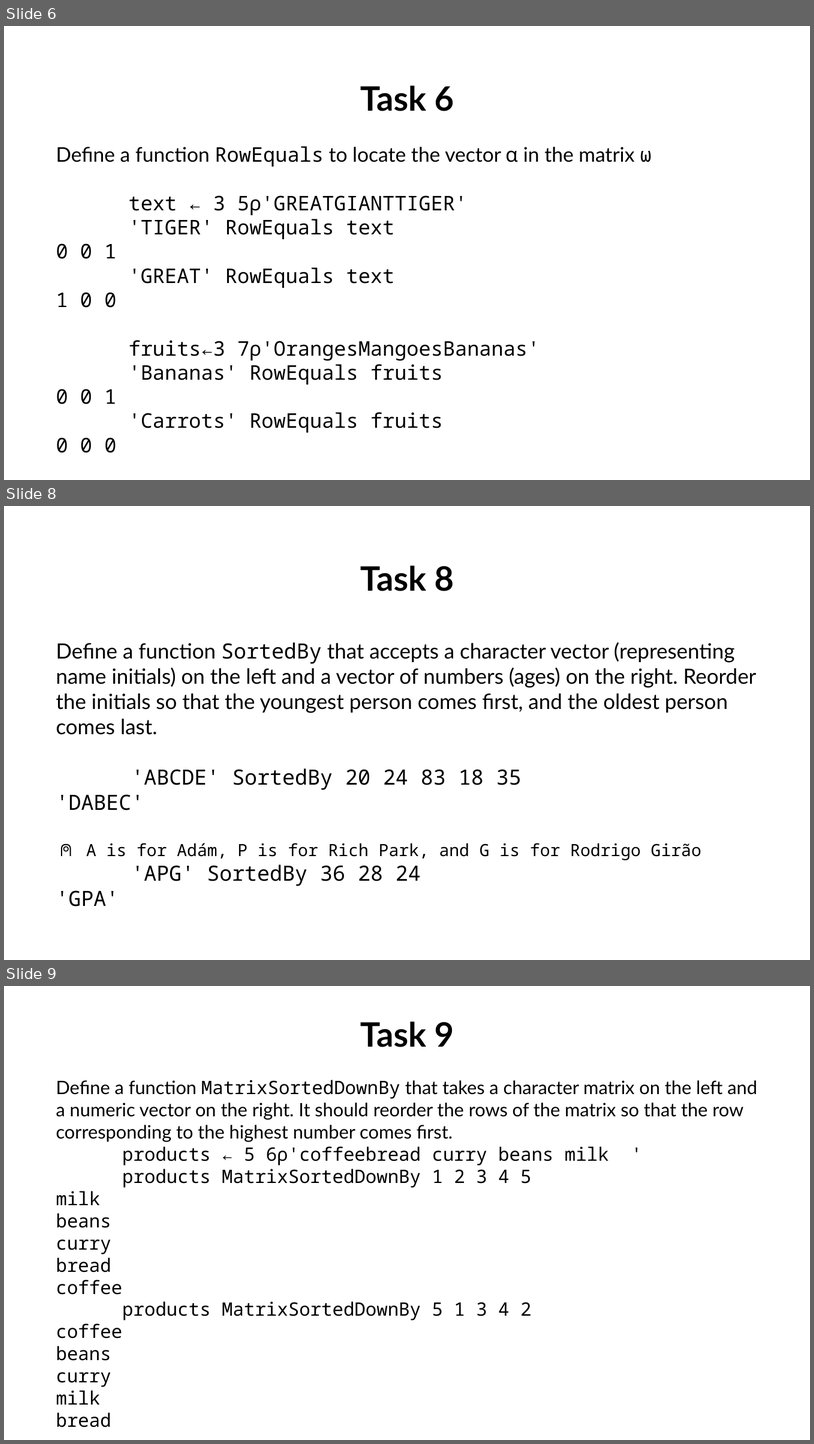
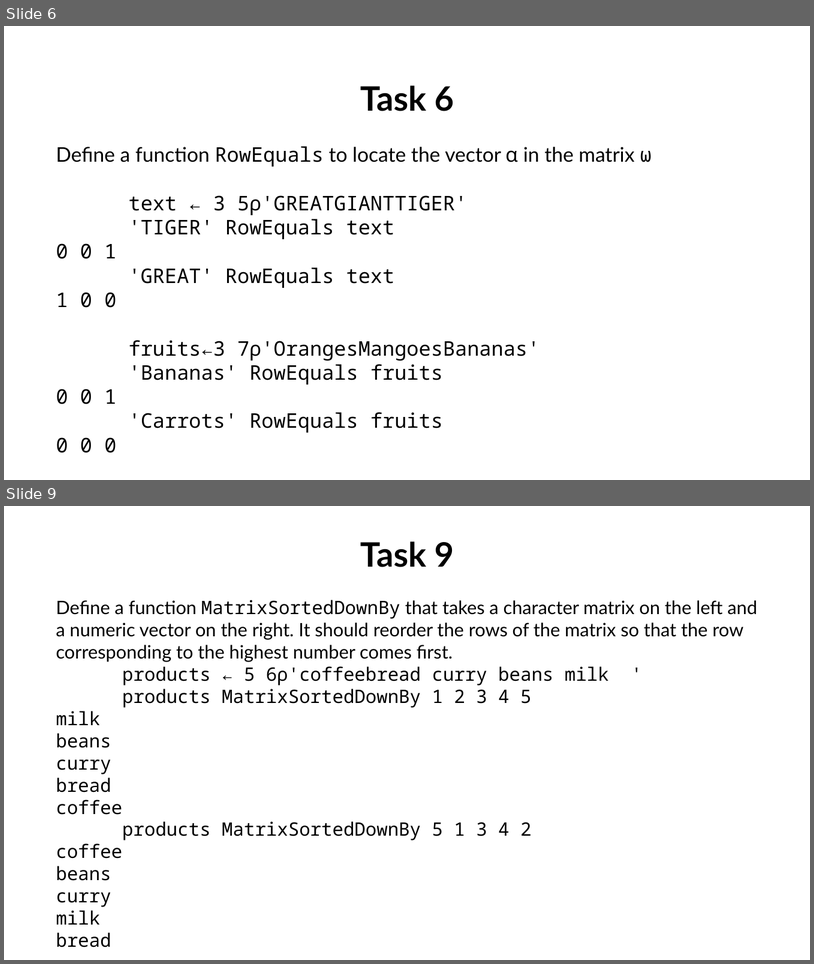
Before and after one commit to abrudz/tasks, a slide deck: tasks5.pptx. Shown one above the other, each under a label of ours: slides 6, 8 and 9 before the commit, slides 6 and 9 after it; the slides between them are not shown. The pictures are 814x1444 and 814x964 pixels, drawn with LibreOffice and Linux fonts; fonts in the diff are those of the drawing. Boxes give left, top, right and bottom in pixels: in the first picture for what was removed or moved away, otherwise in the second. Text is boxed around its words. In the diff, an @@ line names an element or a change of style, - is before the commit and + after.

```diff
--- a/tasks5.pptx
+++ b/tasks5.pptx
@@ slide 8 removed at bbox=[4, 506, 810, 960], background #FFFFFF @@
@@ text removed at bbox=[56, 565, 757, 886] @@
-Task 8
-Define a function SortedBy that accepts a character vector (representing name initials) on the left and a vector of numbers (ages) on the right. Reorder the initials so that the youngest person comes first, and the oldest person comes last.
-'ABCDE' SortedBy 20 24 83 18 35
-'DABEC'
-⍝ A is for Adám, P is for Rich Park, and G is for Rodrigo Girão
-'APG' SortedBy 36 28 24
-'GPA'
```
Also in this commit, not shown: 1 slide changed, 1 slide added, 8 other files.
